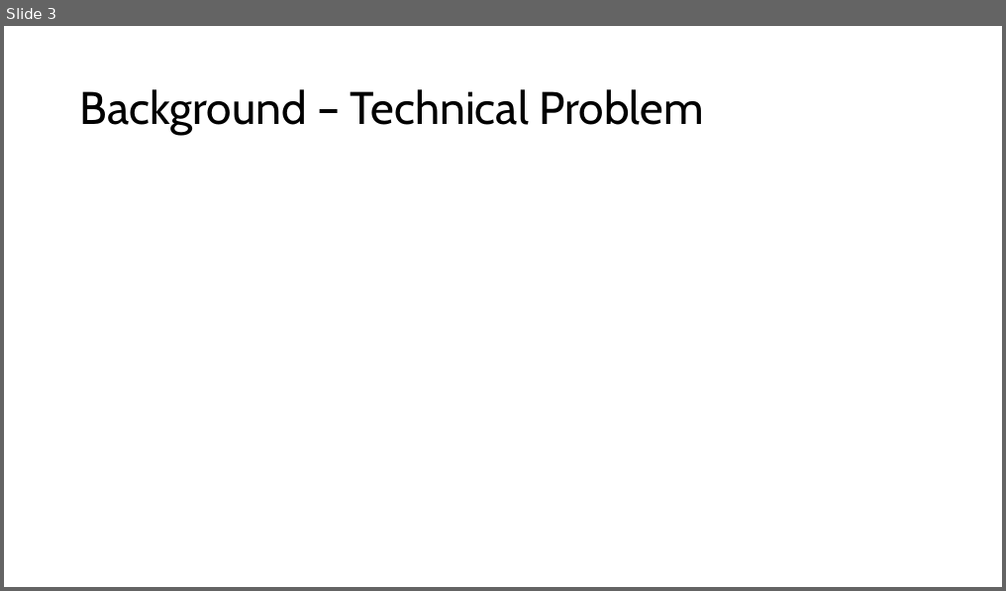
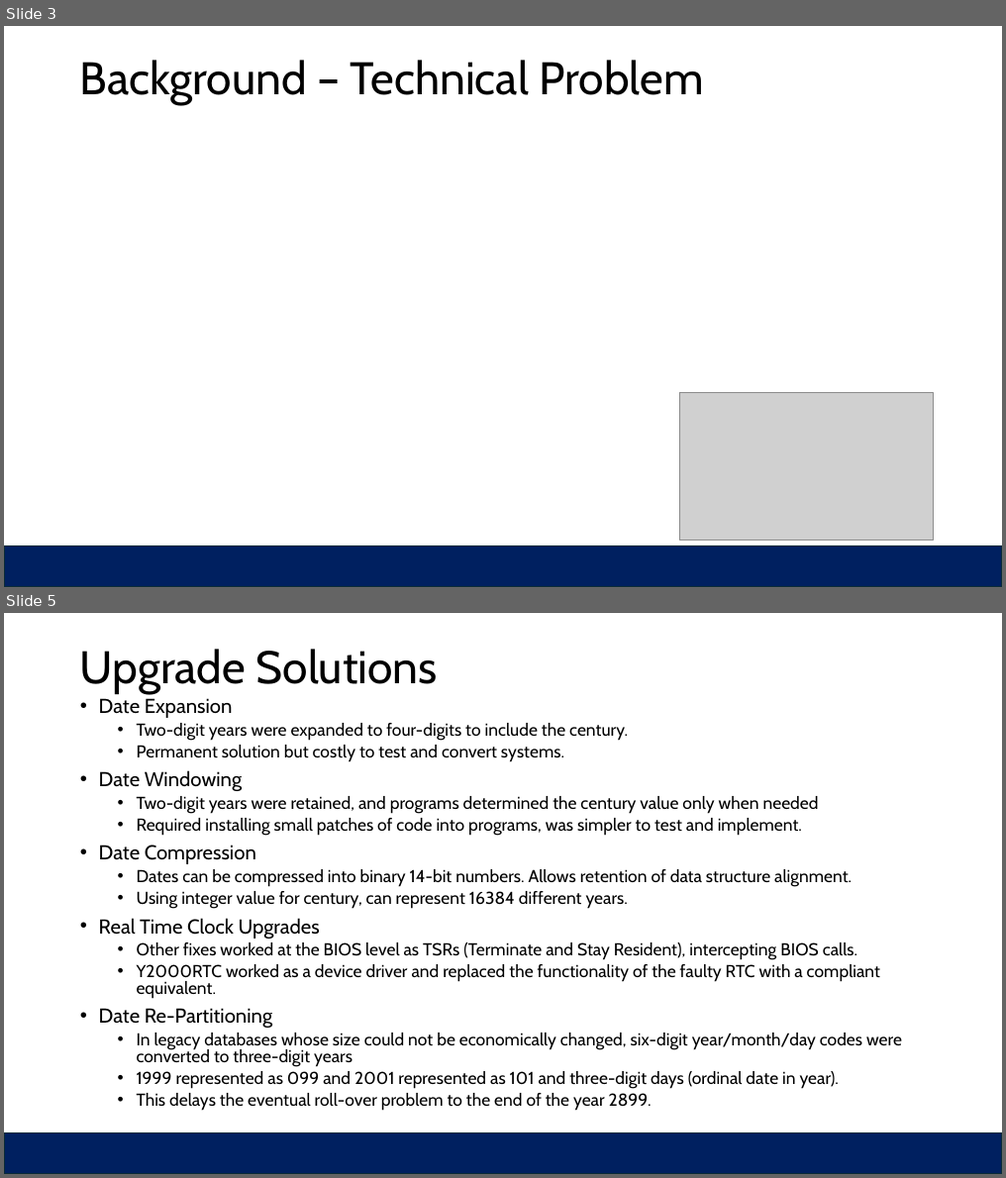
Before and after one commit to sheffy1926/Embedded_Lab_Reports, a slide deck: Y2K.pptx. Shown one above the other, each under a label of ours: slide 3 before the commit, slides 3 and 5 after it; the slides between them are not shown. The pictures are 1006x591 and 1006x1178 pixels, drawn with LibreOffice and Linux fonts; fonts in the diff are those of the drawing; grey boxes stand for pictures. Boxes give left, top, right and bottom in pixels: in the first picture for what was removed or moved away, otherwise in the second. Text is boxed around its words. In the diff, an @@ line names an element or a change of style, - is before the commit and + after.

```diff
--- a/Y2K.pptx
+++ b/Y2K.pptx
@@ slide 5 added at (4, 613, 1002, 1174), background #FFFFFF; not listed: 1 template element that a slide beside it also shows @@
@@ title added at (80, 649, 438, 694), 44 pt, text #000000 @@
+Upgrade Solutions
@@ text added at (99, 698, 902, 1110), 16.6 pt, text #000000 @@
+• Date Expansion
+  • Two-digit years were expanded to four-digits to include the century.
+  • Permanent solution but costly to test and convert systems.
+• Date Windowing
+  • Two-digit years were retained, and programs determined the century value only when needed
+  • Required installing small patches of code into programs, was simpler to test and implement.
+• Date Compression
+  • Dates can be compressed into binary 14-bit numbers. Allows retention of data structure alignment.
+  • Using integer value for century, can represent 16384 different years.
+• Real Time Clock Upgrades
+  • Other fixes worked at the BIOS level as TSRs (Terminate and Stay Resident), intercepting BIOS calls.
+  • Y2000RTC worked as a device driver and replaced the functionality of the faulty RTC with a compliant equivalent.
+• Date Re-Partitioning
+  • In legacy databases whose size could not be economically changed, six-digit year/month/day codes were converted to three-digit years
+  • 1999 represented as 099 and 2001 represented as 101 and three-digit days (ordinal date in year).
+  • This delays the eventual roll-over problem to the end of the year 2899.
@@ slide 3 changed as well @@
@@ title "Background – Technical Problem": place and size @@
-title "Background – Technical Problem" at (80, 89, 703, 135)
+title "Background – Technical Problem" at (80, 60, 703, 105)
@@ picture added at (679, 392, 934, 541) @@
@@ rectangle added at (4, 547, 1002, 587), fill #002060, outline #092A39 1.5 pt @@
```
Also in this commit, not shown: 4 other slides changed, 6 other slides added, 5 slides removed, 8 other files.
